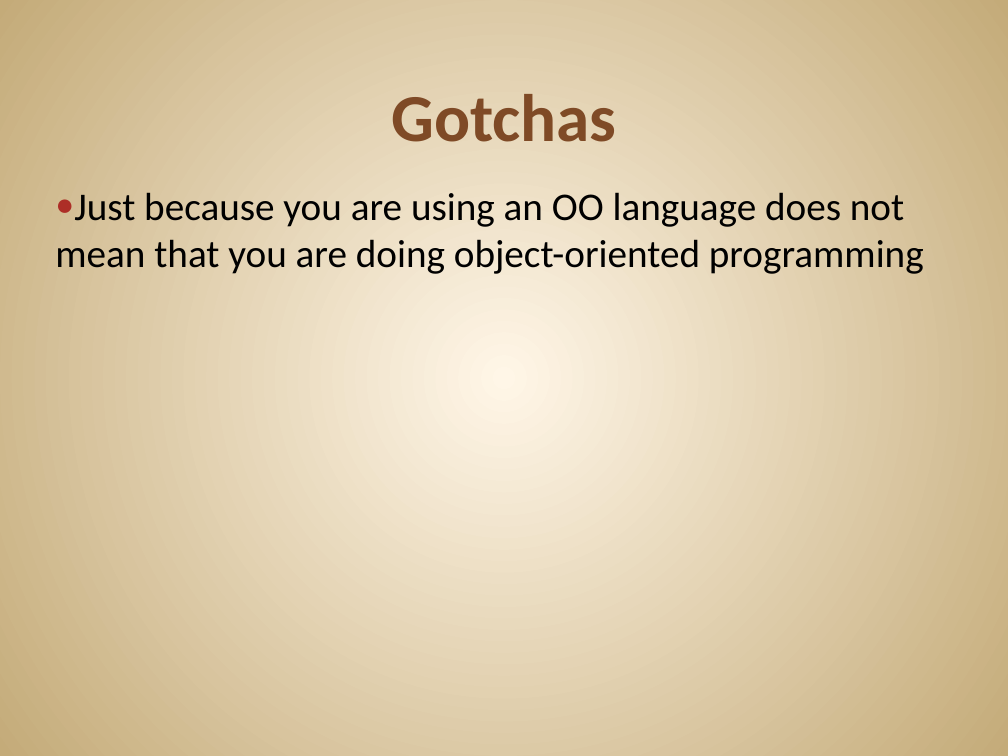
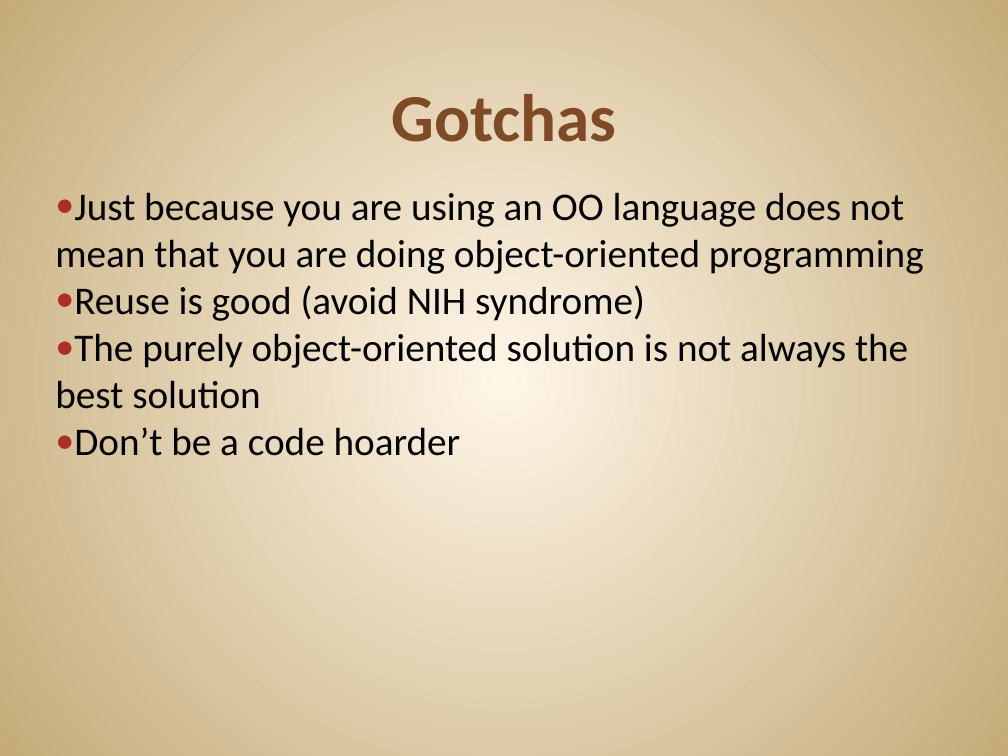
Before and after one commit to JonKruger/oop-solid-sample, a slide deck: slide 9 of slides/OOP-SOLID-CodeMash.pptx (slide 7 before the commit). Drawn at 1008x756 pixels with LibreOffice and Linux fonts; fonts in the diff are those of the drawing. Boxes give left, top, right and bottom in pixels: in the first picture for what was removed or moved away, otherwise in the second. Text is boxed around its words. In the diff, an @@ line names an element or a change of style, - is before the commit and + after.

```diff
--- a/slides/OOP-SOLID-CodeMash.pptx
+++ b/slides/OOP-SOLID-CodeMash.pptx
@@ text at bbox=[55, 285, 908, 456]: paragraphs added @@
+● Reuse is good (avoid NIH syndrome)
+● The purely object-oriented solution is not always the best solution
+● Don’t be a code hoarder
```
Also in this commit, not shown: 2 slides added, 1 other file.
